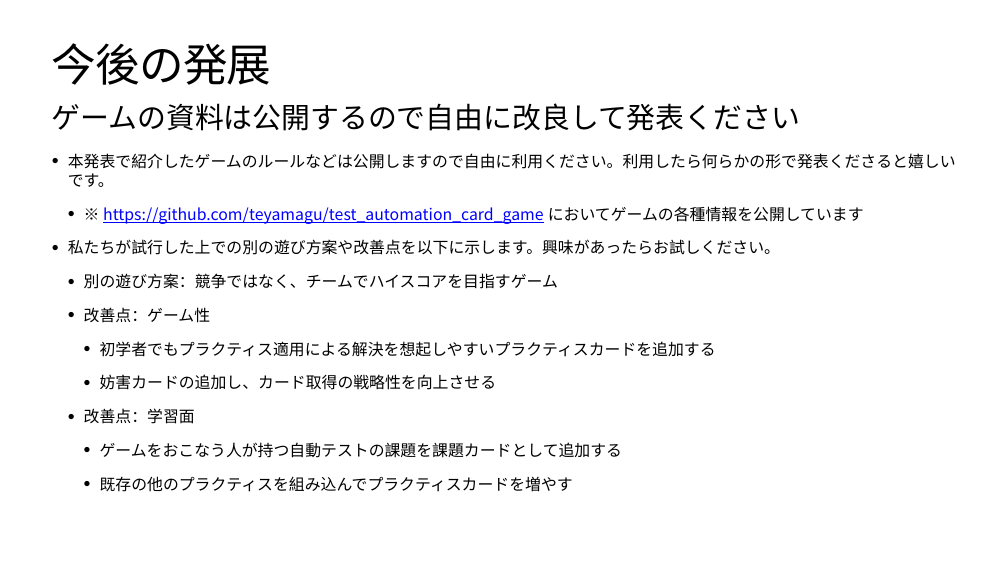
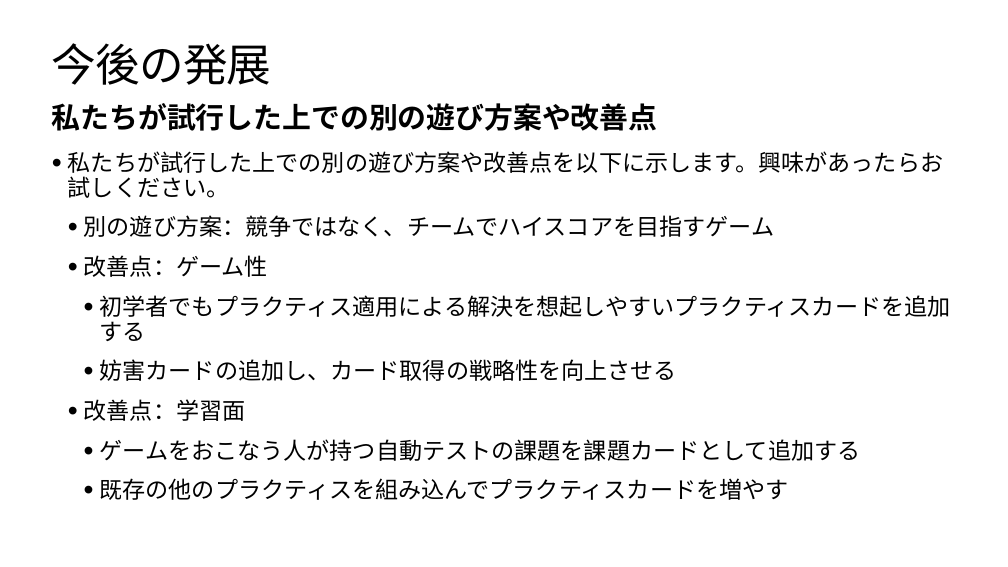
Before and after one commit to teyamagu/test_automation_card_game, a slide deck: slide 18 of SQiPSymposium2024_CardGame.pptx (slide 19 before the commit). Drawn at 1008x567 pixels with LibreOffice and Linux fonts; fonts in the diff are those of the drawing; background and template pictures are left out. Boxes give left, top, right and bottom in pixels: in the first picture for what was removed or moved away, otherwise in the second. Text is boxed around its words. In the diff, an @@ line names an element or a change of style, - is before the commit and + after.

```diff
--- a/SQiPSymposium2024_CardGame.pptx
+++ b/SQiPSymposium2024_CardGame.pptx
@@ text at (52,103,658,131): text changed; bold on @@
-ゲームの資料は公開するので自由に改良して発表ください
+私たちが試行した上での別の遊び方案や改善点
@@ text "私たちが試行した上での別の遊び方案や改善点を以下に示します。興味があったらお試しください。" at (68,151,951,500): size 30.2 to 44 pt; line spacing 1 to 0.9 @@
@@ text at (68,153,956,224): paragraphs removed @@
-• 本発表で紹介したゲームのルールなどは公開しますので自由に利用ください。利用したら何らかの形で発表くださると嬉しいです。
-  • ※ https://github.com/teyamagu/test_automation_card_game においてゲームの各種情報を公開しています
```
Also in this commit, not shown: 1 slide added, 2 other files.
